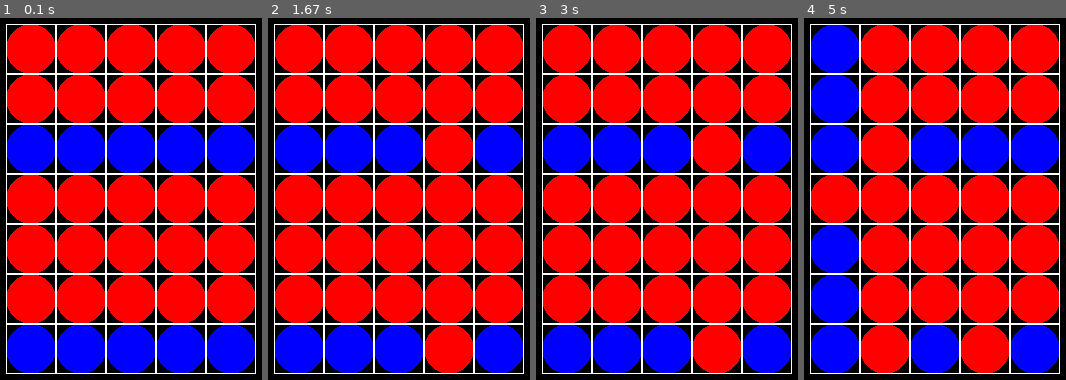
Above: before the commit, frames 1-4 (left to right).
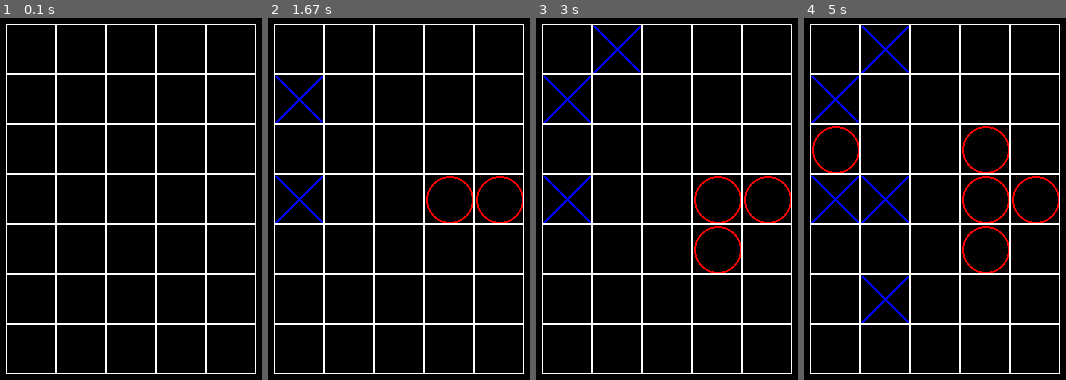
Above: after the commit, the same moments.

Repository: zinovieva-polina/yandex-liceum-irk_2020-2022
Game: pygame game, started from Roma/1.py
The game is run twice, just before and just after one commit, with the same random seed, the same clock (stepped at 60 frames per second) and the same inputs.
Inputs (mouse positions are in pixels of both pictures, inside the frame that each line leads up to):
- Up to frame 1 (0.1 s): no input
- Up to frame 2 (1.67 s): click (425, 173) at 0.38 s; click (304, 177) at 0.72 s; click (482, 217) at 1.05 s; click (307, 75) at 1.38 s
- Up to frame 3 (3 s): click (698, 227) at 1.72 s; click (619, 72) at 2.05 s
- Up to frame 4 (5 s): click (982, 155) at 3.88 s; click (885, 318) at 4.22 s; click (851, 133) at 4.58 s; click (861, 213) at 4.88 s

The runs differ from the first frame. In frame 1, 70% of the frame differs, in the area x 2-98%, y 1-99%; in frame 2, 69%; in frame 3, 69%; in frame 4, 69%.

Commit message:
5 lesson "Клетчатое поле"

Diff:
--- a/Roma/1.py
+++ b/Roma/1.py
@@ -7,7 +7,7 @@
     def __init__(self, width, height):
         self.width = width
         self.height = height
-        self.board = [[randint(0, 1)] * width for _ in range(height)]
+        self.board = [[2] * width for _ in range(height)]
         # значения по умолчанию
         self.left = 10
         self.top = 10
@@ -21,14 +21,32 @@
         self.cell_size = cell_size
 
     def render(self, screen):
-        colors = (pygame.Color(255, 0, 0), pygame.Color(0, 0, 255))
+        colors = (pygame.Color(255, 0, 0), pygame.Color(0, 0, 255), pygame.Color(0, 0, 0))
         for y in range(self.height):
             for x in range(self.width):
-                pygame.draw.ellipse(
-                    screen,
-                    colors[self.board[y][x]],
-                    (x * self.cell_size + self.left, y * self.cell_size + self.top, self.cell_size, self.cell_size)
-                )
+                if not self.board[y][x]:
+                    pygame.draw.ellipse(
+                        screen,
+                        colors[self.board[y][x]],
+                        (x * self.cell_size + self.left + 2, y * self.cell_size + self.top + 2,
+                         self.cell_size - 2, self.cell_size - 2),
+                        2
+                    )
+                else:
+                    pygame.draw.line(
+                        screen,
+                        colors[self.board[y][x]],
+                        (x * self.cell_size + self.left + 2, y * self.cell_size + self.top + 2),
+                        ((x + 1) * self.cell_size + self.left - 2, (y + 1) * self.cell_size + self.top - 2),
+                        3
+                    )
+                    pygame.draw.line(
+                        screen,
+                        colors[self.board[y][x]],
+                        ((x + 1) * self.cell_size + self.left - 2, y * self.cell_size + self.top + 2),
+                        (x * self.cell_size + self.left + 2, (y + 1) * self.cell_size + self.top - 2),
+                        3
+                    )
                 pygame.draw.rect(
                     screen,
                     pygame.Color(255, 255, 255),
@@ -43,10 +61,8 @@
     def on_click(self, cell_coords):
         if cell_coords:
             x, y = cell_coords
-            curr_color = self.board[y][x]
-            if self.turn == curr_color:
-                self.board[y] = [curr_color for _ in self.board[y]]
-                self.board = [[curr_color if j == x else i[j] for j in range(len(i))] for i in self.board]
+            if self.board[y][x] == 2:
+                self.board[y][x] = self.turn
                 self.turn = not self.turn
 
     def get_cell(self, mouse_pos):
